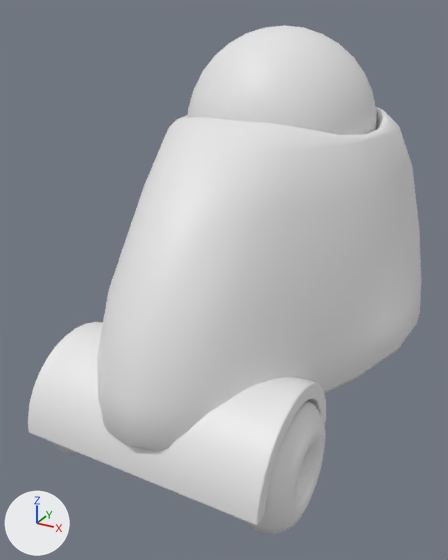
One commit to the glTF model experiments/models/worker_bot.gltf: the scene before it, then after it.
One viewpoint serves both versions: a camera (50 mm lens) standing at (1.68, -2.51, 2.64) and looking at (-0.14, 0.8, 0.99). The lights are fixed; the arrows at lower left show +X, +Y and +Z. Where no turn or scale is listed for an object, it has been applied to the vertices.

Names of what the first picture shows: 'body', 'generator', 'wheel_chassis', 'wheel_right'.
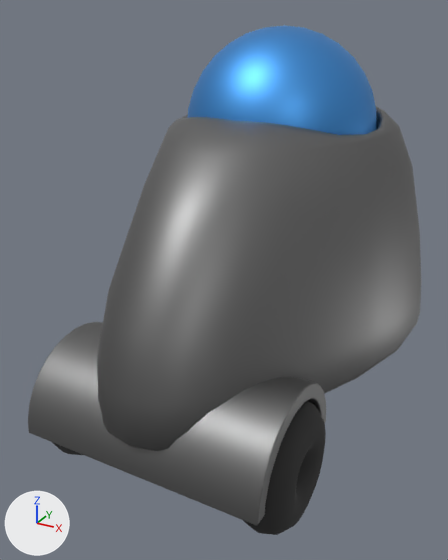
The edits, one by one:
Material 'Material.004' (mat_material_004) is new.
Its base color is (0.0291, 0.0291, 0.0291) (black #303030).
Its roughness is 0.912.
Material 'Material.003' (mat_material_003) is new.
Its base color is (0.22, 0.22, 0.22) (grey #818181).
Its metallic is 1.0.
Material 'Material.001' (mat_material_001) is new.
Its base color is (0.0877, 0.354, 0.8) (blue #54a1e7).
Its metallic is 1.0.
Material 'Material' (mat_material) is new.
Its base color is (0.22, 0.22, 0.22) (grey #818181).
Its metallic is 1.0.
me_sphere has 609 vertices, 1214 faces and spans x -1.0..1.0, y -2.01..1.0, z -0.17..1.51.
me_sphere now uses material mat_material (grey #818181).
me_sphere_003 has 322 vertices, 640 faces and spans x -0.62..0.62, y -0.62..0.62, z -0.238..0.62.
me_sphere_003 now uses material mat_material_001 (blue #54a1e7).
me_cylinder has 336 vertices, 668 faces and spans x -0.741..0.741, y -0.469..0.469, z -0.003..0.47.
me_cylinder now uses material mat_material_003 (grey #818181).
me_torus_004 has 576 vertices, 1152 faces and spans x -0.161..0.161, y -0.374..0.374, z -0.374..0.374.
me_torus_004 now uses material mat_material_004 (black #303030).

Location of each change, (x1, y1, x2, y2) in pixels of the pictures (448 x 560 px):
'body', recoloured (white to grey): (97, 107, 421, 451) in both
'wheel_chassis', recoloured (white to grey): (28, 322, 326, 525) in both
'generator', recoloured (white to blue): (188, 25, 376, 135) in both
'wheel_right', recoloured (grey to black): (243, 401, 326, 535) in both
